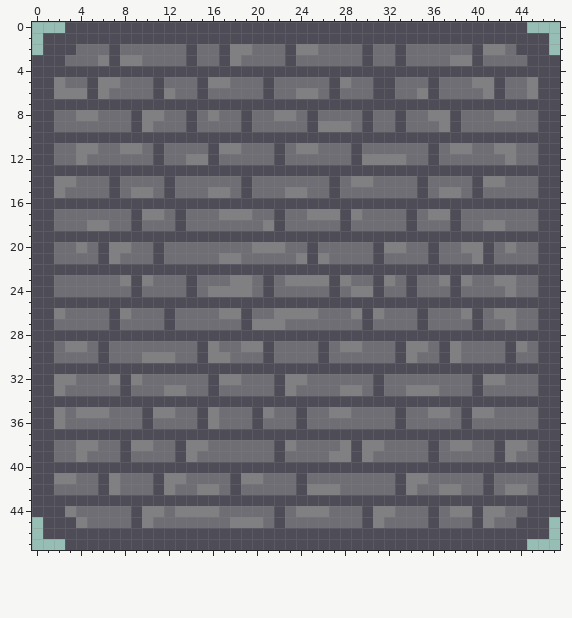
Pixel-art sprite: Assets/Textures/StoneBrick.png. The first picture shows the starting point.
The file is 48x48 pixels.
New version:
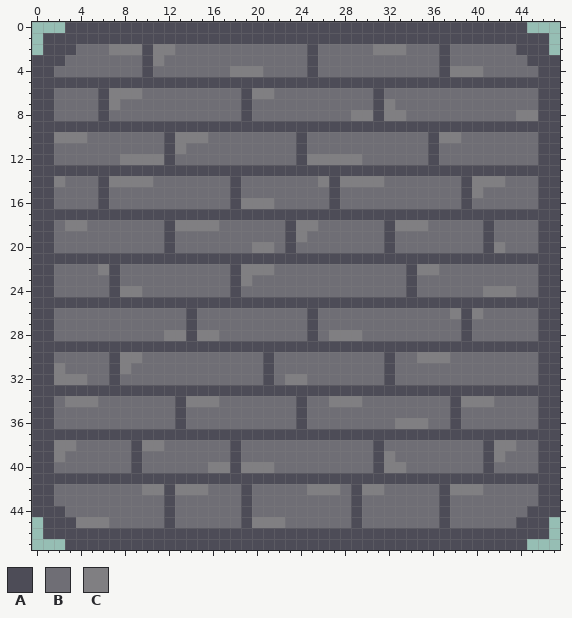
Palette (. is transparent): A #4d4c57  B #6f6e75  C #807f82
Difference:
Changed rows in their new state; - is an unchanged pixel.
first column x 2:
 2 -----CCCACC-B--BBB---BBA----BCCC---A--BBB---
 3 ----BBBBAC--B--BB----B-A----B--B---ABBB-----
 4 BBBBBBBB-BBBBBBBCCCBBBB-BBBBBBBBBBB-CCCBBBBB
 5 AAA-AAAAA-AAA-AAAAA-AAAAA-AAA--AAA-AAAAA-AAA
 6 BBBBACCC-BB--B---ACC--BB-B----B--BB----BB--B
 7 BBBB-CBBBBBBBBBBB-BBBBBBBBBBB-CBBBBBBBBBBBBB
 8 --BBA--BBB--B-B-----BB-B---CCACC--BBB---BBCC
 9 AAAAAAA-AAAA-AAAA-AAAAA-AAAA-AA-AAAA-AAAAAAA
10 CCCBBBBBBB-CCCBBBBBBBB-BBBBBBBBBBB-CCBBBBBBB
11 --BB--BB-BAC--BBB---B-AB---B--------BB--BB--
12 --B---CCCCA-BBB-----B-ACCCCCBBBB---------B--
14 -B--ACCCC-B-----AB------C-C--C---B---AC-----
15 B---AB-BB-B---BBAB---BB----------B-BBAC-----
16 BBBB-BBBBBBBBBBB-CCCBBBBB-BBBBBBBBBBB-BBBBBB
17 AAAAAAA-AAA-AAAAAAAA-AAAAA-AAAAA-AAA-AAAAAAA
18 -CCBB--B--ACCCC----BBACC--B---ACCC--B--AB---
19 BBBBBBBBBB-BBBBBBBBBB-CBBBBBBB-BBBBBBBB-BBBB
20 --B-BBB--BA---------BA-B-----BAB--B--BB-CB--
21 AAAA-AAAA-AAAAAAAAAAAAA-AAAAA-AAAA-AAAA-AAAA
22 BBBBC-BBBBBBBBBB-CCCBBBBBBBBBBBB-CCBBBBBBBBB
23 -----ABBB---B---A--B-BBBBBB--BB----BBB--BB--
24 -----ACC----B-BBAB-B-----B-BBB------B--CC---
26 B----BB---B-A--BBB--BBBA---BBB---B--CAC-BB--
27 -----B----B-A----BBBB--A----B----B---AB--B--
28 BBBBBBBBBBCC-CCBBBBBBBB-BCCCBBBBBBBBB-BBBBBB
29 AAAA-AAAAAAAA-AAAAA-AAAA-AAAAAA-AAA-AAAAA-AA
30 ----BACCBBB--BBB--------B-----ABBCCCB----B--
31 CBBBB-CBBBBBBBBBBBB-BBBBBBBBBB-BBBBBBBBBBBBB
32 --C--ABB------BBB--AB--------BA-------BBB---
33 AAAAAA-AAAAAAA-AAAAA-AAAAAAAA-AAAAAAAA-AAAAA
34 BCCCBBBBBBB-CCCBBBBBBB-BBCCCBBBBBBBB-CCCBBBB
35 B-BBB---BBBA-BB---BB-----BB----B--BBABBB----
36 B-------B--A-BB---B------------CCC--AB------
38 CCBB--BA-C-BBB--A---BB----BBBA----B-BB-AC-B-
39 C-B---BA---BB---A---B----BBBBAC---B----ACB--
40 BBBBBBB-BBBBBBCC-CCCBBBBBBBBB-CCBBBBBBB-BBBB
41 AAAA-AAAA-AAAAAA-AAAAA-AAAAAAAA-AAAAAAA-AAAA
42 ----BB--CCACC-B-BA----B----ACC-BB--A-CCB-BB-
43 BBBBBBBBBB-BBBBBB-BBBBBBBBB-BBBBBBB-BBBBBBBB
44 -B-----BBBABBBB--A--B-BBB--ABBB---BABBBBB---
45 ---CC--BB-A-----BA-CC------ABB----BA--BB----
